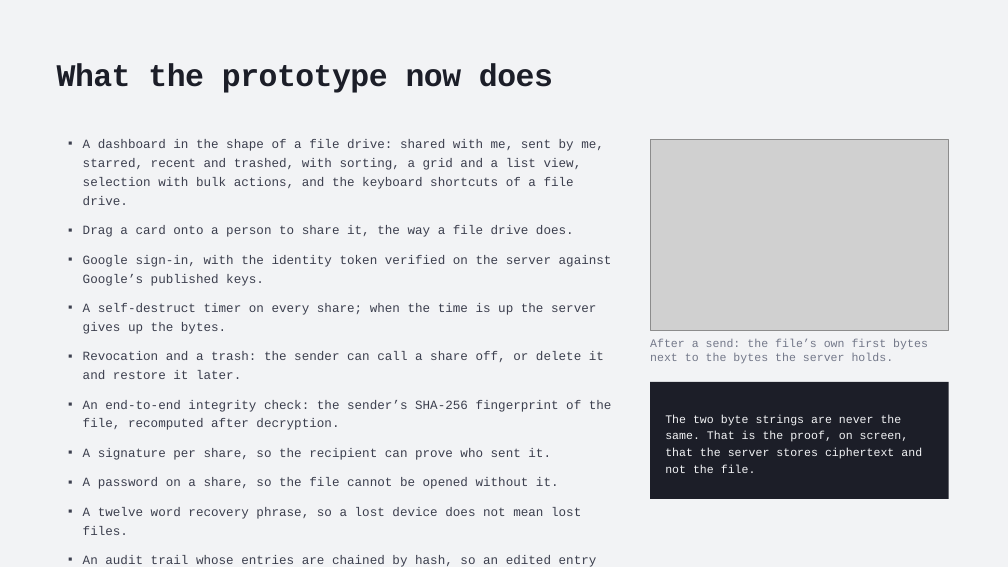
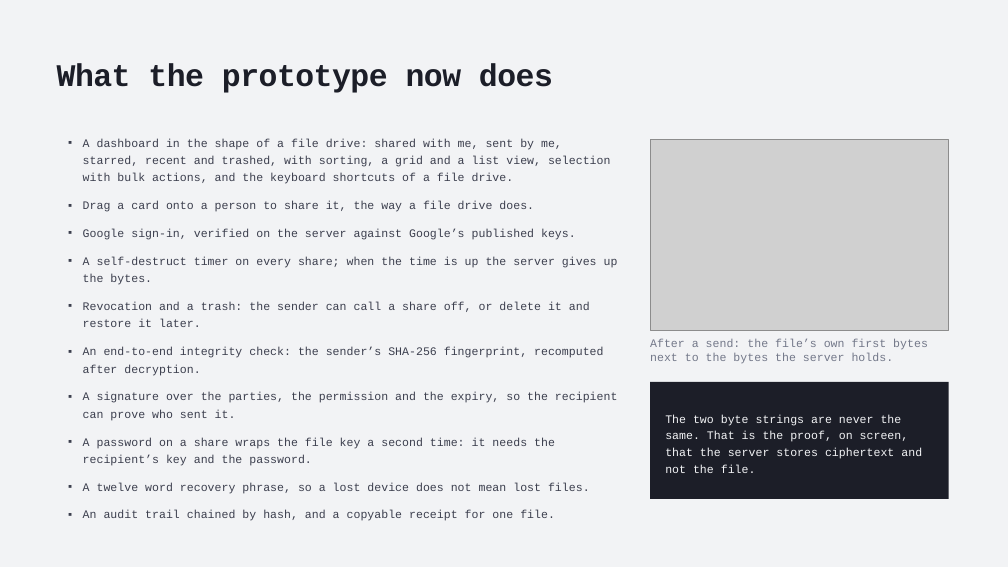
Before and after one commit to aswathas/sugan-project, a slide deck: slide 13 of report/SecureShare-REVIEW-3.pptx. Drawn at 1008x567 pixels with LibreOffice and Linux fonts; fonts in the diff are those of the drawing; grey boxes stand for pictures. Boxes give left, top, right and bottom in pixels: in the first picture for what was removed or moved away, otherwise in the second. Text is boxed around its words. In the diff, an @@ line names an element or a change of style, - is before the commit and + after.

```diff
--- a/report/SecureShare-REVIEW-3.pptx
+++ b/report/SecureShare-REVIEW-3.pptx
@@ text at (83, 139, 618, 494): size 12 to 11 pt in "A dashboard in the shape of a ...", "Drag a card onto a person to ...", "A self-destruct timer on every share; when ...", "Revocation and a trash: the sender can ..." and 1 more places @@
@@ text at (83, 229, 576, 240): text changed; size 12 to 11 pt @@
-▪ Google sign-in, with the identity token verified on the server against Google’s published keys.
+▪ Google sign-in, verified on the server against Google’s published keys.
@@ text at (83, 347, 617, 466): text changed; size 12 to 11 pt @@
-▪ An end-to-end integrity check: the sender’s SHA-256 fingerprint of the file, recomputed after decryption.
-▪ A signature per share, so the recipient can prove who sent it.
-▪ A password on a share, so the file cannot be opened without it.
+▪ An end-to-end integrity check: the sender’s SHA-256 fingerprint, recomputed after decryption.
+▪ A signature over the parties, the permission and the expiry, so the recipient can prove who sent it.
+▪ A password on a share wraps the file key a second time: it needs the recipient’s key and the password.
@@ text at (83, 510, 555, 521): text changed; size 12 to 11 pt @@
-▪ An audit trail whose entries are chained by hash, so an edited entry breaks the chain.
+▪ An audit trail chained by hash, and a copyable receipt for one file.
```
Also in this commit, not shown: 7 other files.
